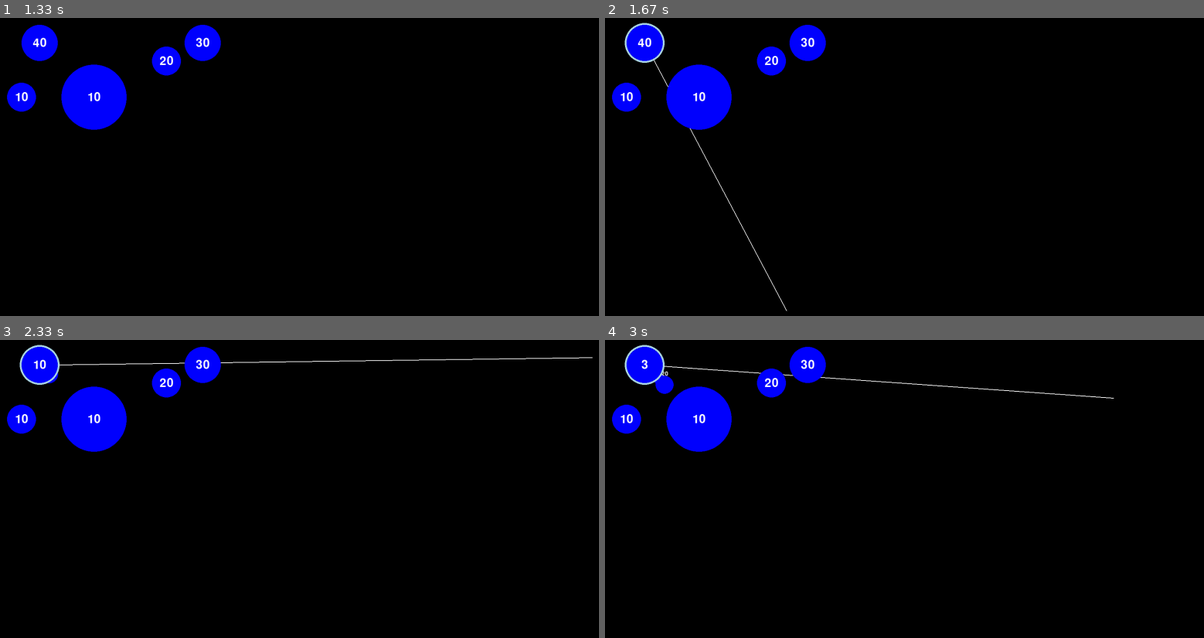
Above: before the commit, frames 1-4 (two rows, left to right).
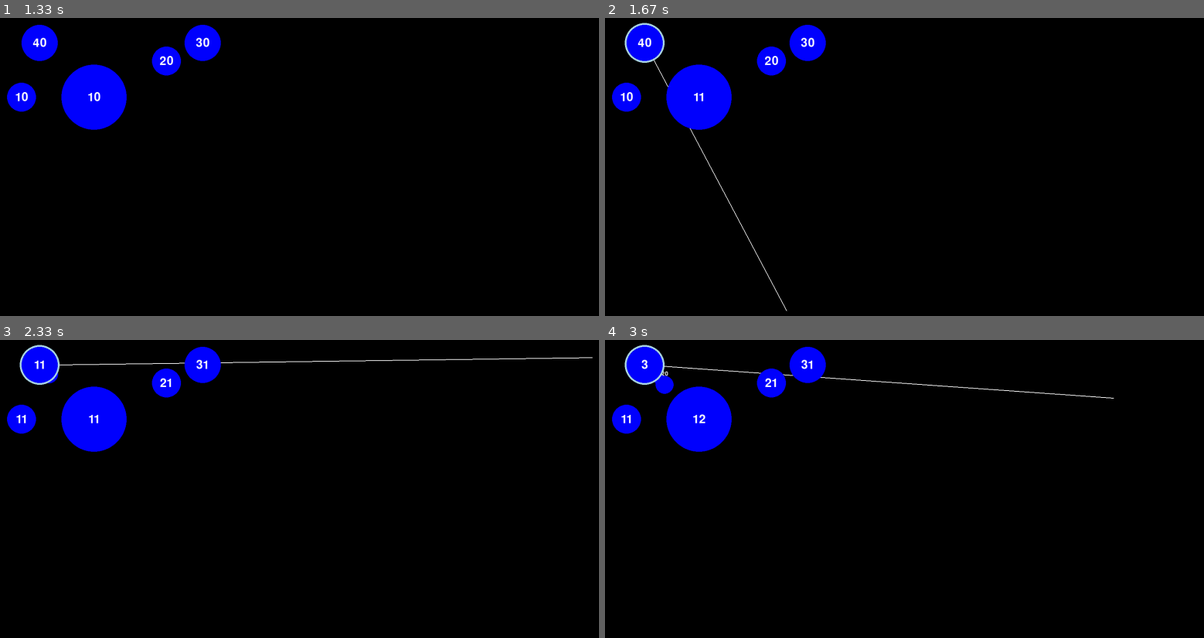
Above: after the commit, the same moments.

Repository: msa2984/teals-pygame
Game: pygame game, started from pygame/nano_wars/main.py
The game is run twice, just before and just after one commit, with the same random seed, the same clock (stepped at 60 frames per second) and the same inputs.
Inputs (mouse positions are in pixels of both pictures, inside the frame that each line leads up to):
- Up to frame 1 (1.33 s): press the mouse at (17, 95) at 0.37 s; move the mouse to (71, 110) at 0.47 s; release the mouse at (119, 125) at 0.6 s; press the mouse at (17, 95) at 0.7 s; move the mouse to (59, 92) at 0.8 s; release the mouse at (101, 92) at 0.93 s; click (311, 167) at 1.05 s
- Up to frame 2 (1.67 s): press the mouse at (646, 41) at 1.37 s; move the mouse to (712, 175) at 1.47 s; release the mouse at (784, 310) at 1.6 s
- Up to frame 3 (2.33 s): press the mouse at (95, 417) at 1.7 s; move the mouse to (113, 491) at 1.8 s; release the mouse at (137, 566) at 1.93 s; press the mouse at (95, 417) at 2.03 s; move the mouse to (341, 387) at 2.13 s; release the mouse at (593, 357) at 2.27 s
- Up to frame 4 (3 s): press the mouse at (808, 363) at 2.37 s; move the mouse to (856, 363) at 2.47 s; release the mouse at (904, 360) at 2.6 s; press the mouse at (622, 417) at 2.7 s; move the mouse to (868, 408) at 2.8 s; release the mouse at (1114, 396) at 2.93 s

Frame 1 is identical in both runs. In frame 2, less than 0.1% of the frame differs, in the area x 14-17%, y 24-28%; in frame 3, 0.2%, in the area x 2-35%, y 6-28%; in frame 4, 0.1%.

Commit message:
:hammer:

Diff:
--- a/pygame/nano_wars/logic/friendly_cell.py
+++ b/pygame/nano_wars/logic/friendly_cell.py
@@ -1,6 +1,5 @@
 from models.cell import Cell
 from models.mini_cell import MiniCell, spawn_and_move_mini_cells
-from models.transfer import Transfer
 from pygame import *
 
 # def friendly_cell_logic(highlighted_cells: list, line_active: bool, cell: Cell, mini_cells: MiniCell, screen: Surface) -> bool:
@@ -37,8 +36,7 @@
 #     return line_active  # Return the current state if nothing happens
 
 # This function should handle the transfer logic only
-def handle_transfer(highlighted_cells, target_cell, mini_cells) -> list[Transfer]:
-    transfer_obj_list = []  # List to store transfer objects
+def handle_transfer(highlighted_cells, target_cell, mini_cells) -> None:
 
     for highlighted in highlighted_cells:
         if highlighted.counter >= 2:
@@ -46,11 +44,6 @@
             spawn_and_move_mini_cells(highlighted, target_cell, mini_cells, transfer_total=transfer_amount)  # Spawn mini-cells
 
             highlighted.counter -= transfer_amount
-
-            # Create a Transfer object and append to the list
-            # transfer_obj = Transfer(target_count=transfer_amount, target_cell=target_cell, source_minicell=mini_cell, distance=mini_cell.distance)
-            # transfer_obj_list.append(transfer_obj)
-    return transfer_obj_list  # Return the list of Transfer objects
 
 # This function should manage the movement and drawing of mini-cells
 def update_mini_cells(mini_cells: list[MiniCell], screen):
--- a/pygame/nano_wars/main.py
+++ b/pygame/nano_wars/main.py
@@ -77,9 +77,7 @@
                             cell.line_end = mouse_pos  # Store the cursor position to draw the line
                         elif len(highlighted_cells) >= 1:
                             # In your game loop, you now separate the transfer logic from mini-cell updates
-                            result = handle_transfer(highlighted_cells, cell, mini_cells)
-                            for item in result:
-                                transfer_list.append(item)
+                            handle_transfer(highlighted_cells, cell, mini_cells)
                     elif cell.color == GRAY and highlighted_cells:  # If clicked on a gray cell and any blue cells are highlighted
                         # line_active = enemy_cell_logic(highlighted_cells=highlighted_cells, line_active=line_active, cell=cell)
                         # spawn_and_move_mini_cells(highlighted_cells, cell, mini_cells)
@@ -153,21 +151,6 @@
 
     update_mini_cells(mini_cells, screen)
 
-    # # In the update/draw section of your game loop
-    # if update_mini_cells(mini_cells, screen):
-    #     # Sort the transfer_list by distance (ascending, so closer items come first)
-    #     transfer_list = sorted(transfer_list, key=lambda cell: cell.distance)
-
-    #     if transfer_list:  # Ensure the list is not empty
-    #         # Apply target_count to the closest cell (first in the list)
-    #         closest_transfer = transfer_list[0]
-    #         closest_transfer.target_cell.counter += closest_transfer.target_count
-    #         print(f"Updated cell: {closest_transfer.target_cell}, Transfer amount: {closest_transfer.target_count}, Distance: {closest_transfer.distance}")
-
-    #         # Remove the processed transfer from the list
-    #         transfer_list.pop(0)
-
-
     # Get the current time in milliseconds
     current_time = pygame.time.get_ticks()
 
--- a/pygame/nano_wars/models/cell.py
+++ b/pygame/nano_wars/models/cell.py
@@ -86,13 +86,13 @@
         # Smaller radius -> longer interval; larger radius -> shorter interval
         dynamic_update_interval = max(200, 2250 - self.radius * 10)  # Adjust scaling as needed
 
-        # # If the cell is blue or red and the time elapsed is greater than the update interval
-        # if self.color in (BLUE, RED):
-        #     time_elapsed = current_time - self.last_update_time
+        # If the cell is blue or red and the time elapsed is greater than the update interval
+        if self.color in (BLUE, RED):
+            time_elapsed = current_time - self.last_update_time
 
-        #     if time_elapsed >= dynamic_update_interval:
-        #         self.counter += 1  # Increment by 1
-        #         self.last_update_time = current_time  # Update last_update_time
+            if time_elapsed >= dynamic_update_interval:
+                self.counter += 1  # Increment by 1
+                self.last_update_time = current_time  # Update last_update_time
 
     def check_click(self, mouse_pos):
         # Function to check if the mouse click is inside this circle
--- a/pygame/nano_wars/models/transfer.py
+++ /dev/null
@@ -1,12 +0,0 @@
-from models.mini_cell import MiniCell
-from models.cell import Cell
-
-class Transfer:
-    def __init__(self, target_count: int, target_cell: Cell, source_minicell: MiniCell, distance: float):
-        self.target_count = target_count
-        self.target_cell = target_cell
-        self.source_minicell = source_minicell
-        self.distance = distance
-
-    def __repr__(self):
-        return f"Transfer(target_count={self.target_count}, target_cell={self.target_cell}, source_minicell={self.source_minicell}, distance={self.distance})"
